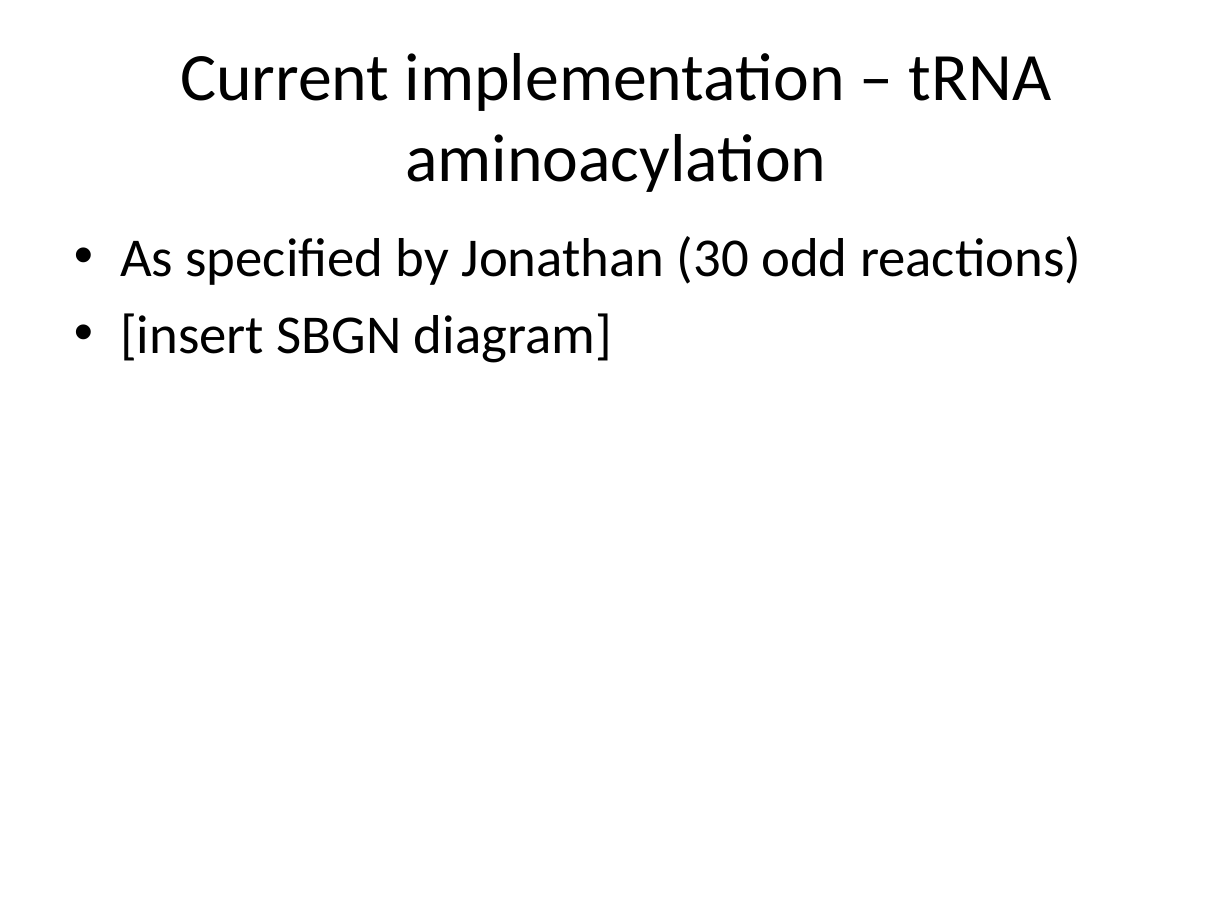
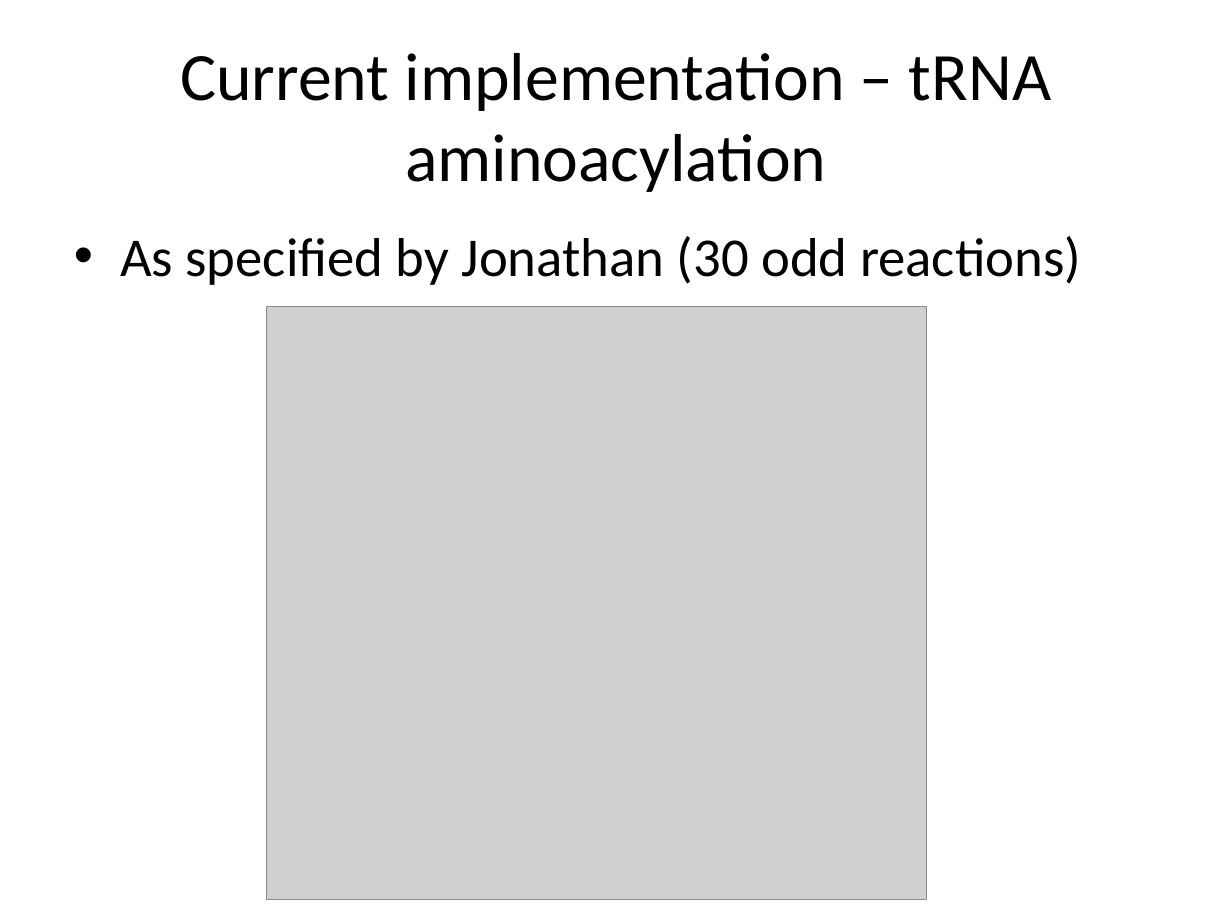
Before and after one commit to dagwa/wholecell-translation, a slide deck: slide 2 of translation_finalPres.pptx. Drawn at 1232x924 pixels with LibreOffice and Linux fonts; fonts in the diff are those of the drawing; grey boxes stand for pictures. Boxes give left, top, right and bottom in pixels: in the first picture for what was removed or moved away, otherwise in the second. Text is boxed around its words. In the diff, an @@ line names an element or a change of style, - is before the commit and + after.

Commit message:
Included SBGN PNG images in presentation
Exported PNG versions of the SBGN diagrams for the powerpoint
presentation

```diff
--- a/translation_finalPres.pptx
+++ b/translation_finalPres.pptx
@@ text at [120,313,612,363]: paragraph removed @@
-• [insert SBGN diagram]
@@ picture added at [267,307,926,899] @@
```
Also in this commit, not shown: 1 other slide changed, 1 slide added, 2 other files.
